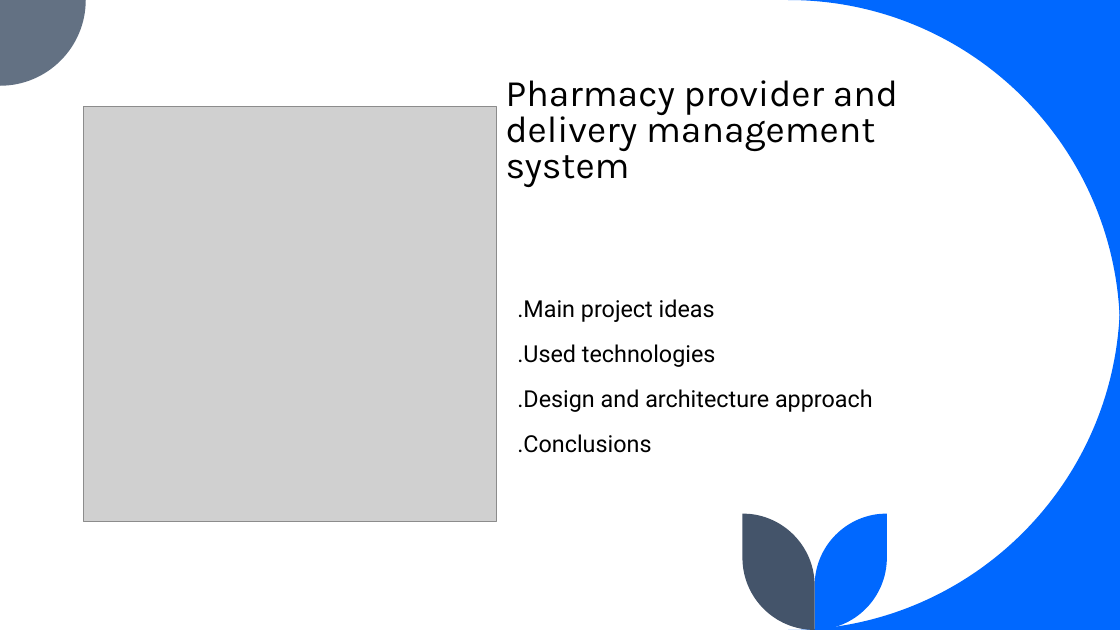
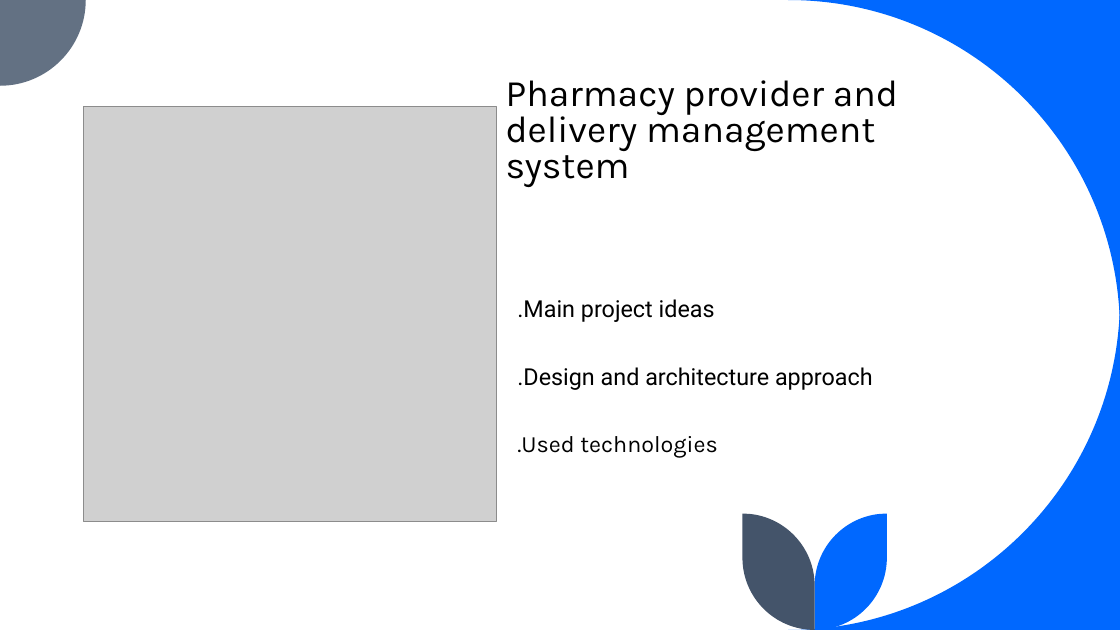
Before and after one commit to Alex55ad/HacKMKv6_HSBoys, a slide deck: slide 4 of Presentation2.pptx. Drawn at 1120x630 pixels with LibreOffice and Linux fonts; fonts in the diff are those of the drawing; grey boxes stand for pictures. Boxes give left, top, right and bottom in pixels: in the first picture for what was removed or moved away, otherwise in the second. Text is boxed around its words. In the diff, an @@ line names an element or a change of style, - is before the commit and + after.

```diff
--- a/Presentation2.pptx
+++ b/Presentation2.pptx
@@ title at (x1=517, y1=367, x2=873, y2=390): paragraph added @@
+.Design and architecture approach
@@ title at (x1=517, y1=389, x2=873, y2=453): paragraphs removed @@
-.Design and architecture approach
-.Conclusions
@@ title at (x1=517, y1=436, x2=717, y2=457): font Roboto to Karla in ".Used technologies" @@
```
Also in this commit, not shown: 6 other slides changed.
